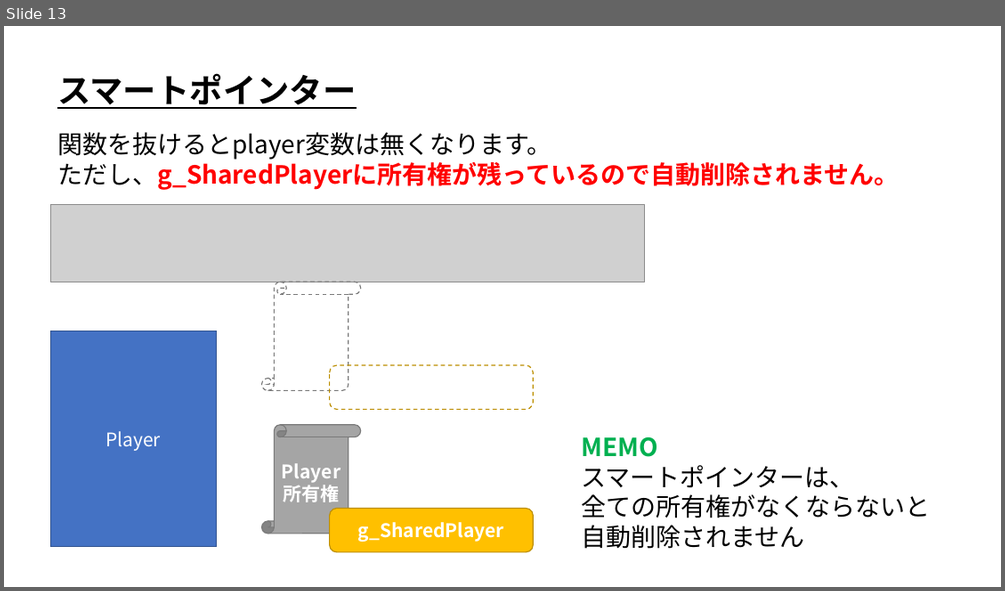
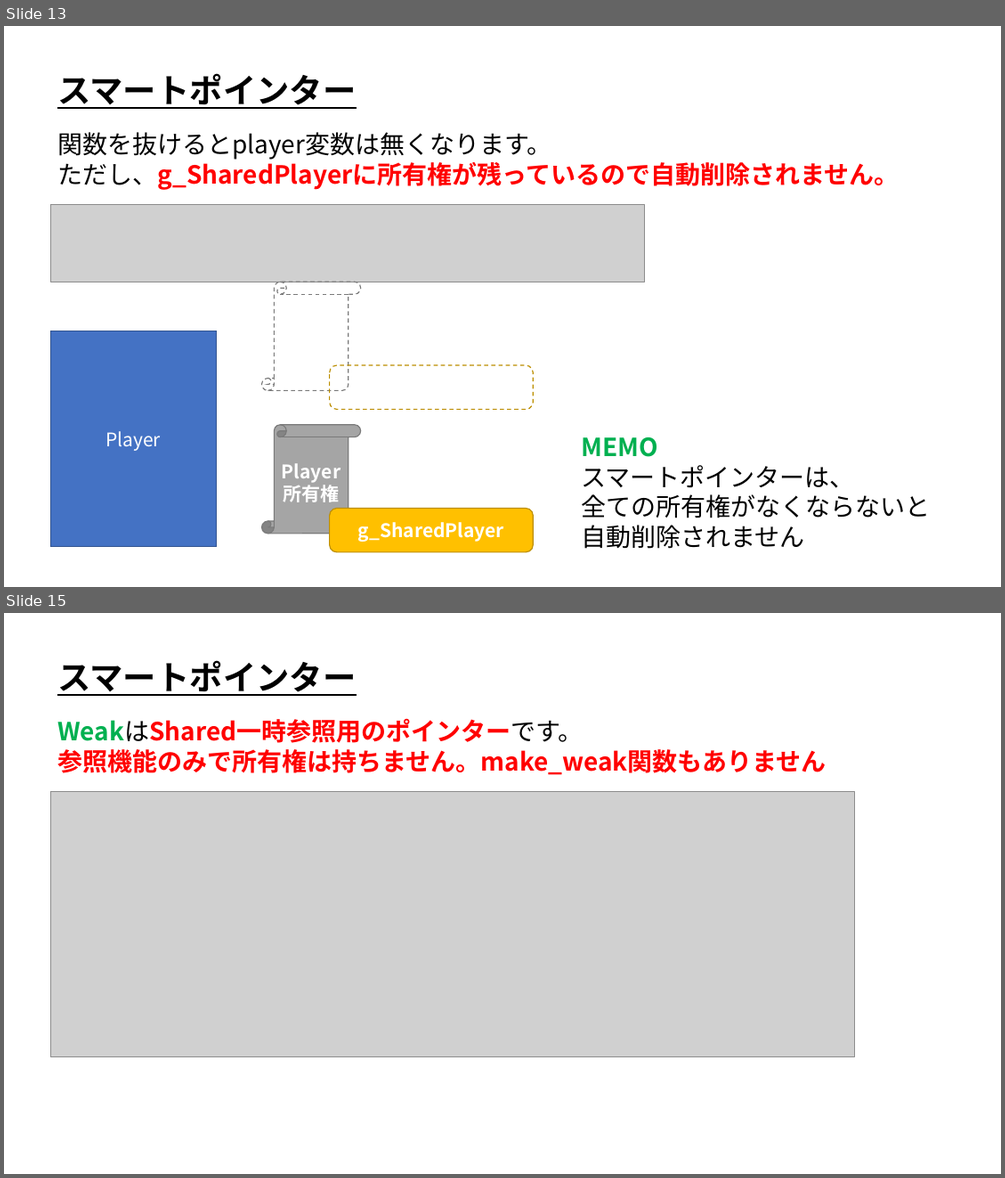
Before and after one commit to ArakiYusuke-Ohara/Textbook, a slide deck: ゲーム科1年/01_後期/プログラミングⅢ/23_スマートポインタ.pptx. Shown one above the other, each under a label of ours: slide 13 before the commit, slides 13 and 15 after it; the slides between them are not shown. The pictures are 1005x591 and 1005x1178 pixels, drawn with LibreOffice and Linux fonts; fonts in the diff are those of the drawing; grey boxes stand for pictures. Boxes give left, top, right and bottom in pixels: in the first picture for what was removed or moved away, otherwise in the second. Text is boxed around its words. In the diff, an @@ line names an element or a change of style, - is before the commit and + after.

Commit message:
スマートポインタ完成

```diff
--- a/ゲーム科1年/01_後期/プログラミングⅢ/23_スマートポインタ.pptx
+++ b/ゲーム科1年/01_後期/プログラミングⅢ/23_スマートポインタ.pptx
@@ slide 15 added at box(4, 613, 1001, 1174), background #FFFFFF @@
@@ text added at box(57, 660, 356, 696), 32 pt, text #000000, bold, underline @@
+スマートポインター
@@ text added at box(57, 718, 825, 775), 24 pt, text #FF0000, bold @@
+WeakはShared一時参照用のポインターです。
+参照機能のみで所有権は持ちません。make_weak関数もありません
@@ picture added at box(50, 792, 855, 1056) @@
```
Also in this commit, not shown: 5 other slides added, 1 other file.
